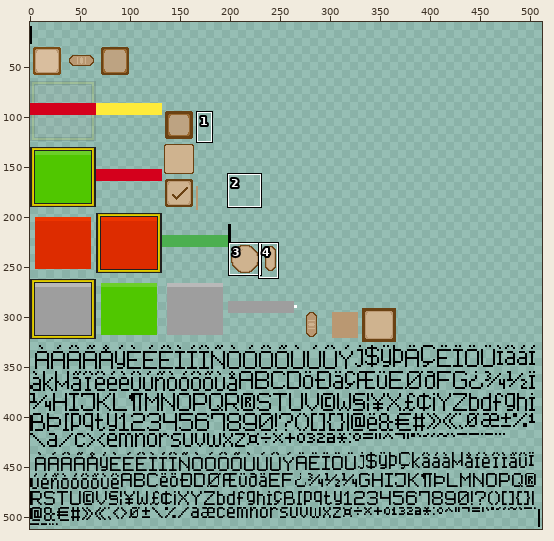
Two versions of one sprite sheet, assets/Game_UI_Skin/Game_UI_Skin.png. The picture above shows the old version from afar; the outline marks the close-up.
Close-up. Earlier state:
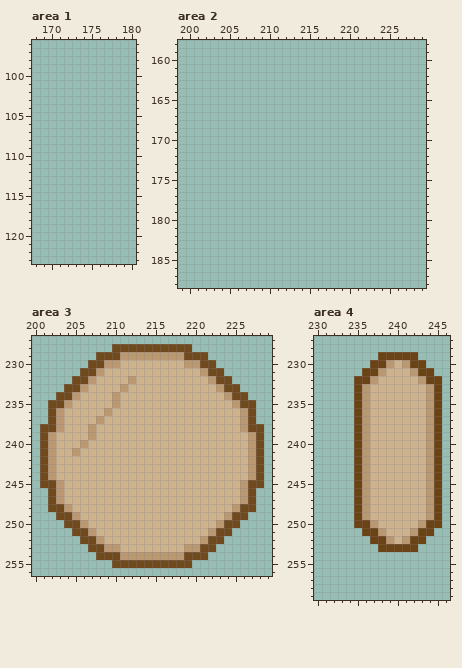
The file is 512x512 pixels. Pixels under 10% opacity are left out. Colours within 5 levels of each other are drawn and written as one. Shown: area 1: x 168..180, y 96..123; area 2: x 199..229, y 158..188; area 3: x 200..229, y 227..256; area 4: x 230..246, y 227..259. The wide view leaves out empty margins. The commit also changed other parts of the picture, which this record leaves out.
Once edited:
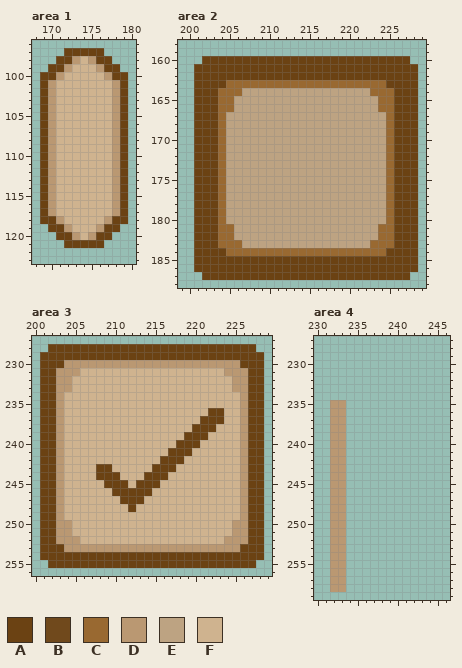
Palette (. is transparent): A #6b4213  B #70491c  C #996931  D #ba9872  E #bda382  F #cfb38f
Changes in this commit:
Changed rows in their new state; - is an unchanged pixel.
Area 1:
first column x 169:
 97 ---AAAAA---
 98 --AADFDAA--
 99 -AADFFFDAA-
100 AADFFFFFDAA
101 ADFFFFFFFDA
102 ADFFFFFFFDA
103 ADFFFFFFFDA
104 ADFFFFFFFDA
105 ADFFFFFFFDA
106 ADFFFFFFFDA
107 ADFFFFFFFDA
108 ADFFFFFFFDA
109 ADFFFFFFFDA
110 ADFFFFFFFDA
111 ADFFFFFFFDA
112 ADFFFFFFFDA
113 ADFFFFFFFDA
114 ADFFFFFFFDA
115 ADFFFFFFFDA
116 ADFFFFFFFDA
117 ADFFFFFFFDA
118 AADFFFFFDAA
119 -AADFFFDAA-
120 --AADFDAA--
121 ---AAAAA---
Area 2:
first column x 201:
160 -AAAAAAAAAAAAAAAAAAAAAAAAAA-
161 AAAAAAAAAAAAAAAAAAAAAAAAAAAA
162 AAAAAAAAAAAAAAAAAAAAAAAAAAAA
163 AAAACCCCCCCCCCCCCCCCCCCCAAAA
164 AAACCCEEEEEEEEEEEEEEEECCCAAA
165 AAACCEEEEEEEEEEEEEEEEEECCAAA
166 AAACCEEEEEEEEEEEEEEEEEECCAAA
167 AAACEEEEEEEEEEEEEEEEEEEECAAA
168 AAACEEEEEEEEEEEEEEEEEEEECAAA
169 AAACEEEEEEEEEEEEEEEEEEEECAAA
170 AAACEEEEEEEEEEEEEEEEEEEECAAA
171 AAACEEEEEEEEEEEEEEEEEEEECAAA
172 AAACEEEEEEEEEEEEEEEEEEEECAAA
173 AAACEEEEEEEEEEEEEEEEEEEECAAA
174 AAACEEEEEEEEEEEEEEEEEEEECAAA
175 AAACEEEEEEEEEEEEEEEEEEEECAAA
176 AAACEEEEEEEEEEEEEEEEEEEECAAA
177 AAACEEEEEEEEEEEEEEEEEEEECAAA
178 AAACEEEEEEEEEEEEEEEEEEEECAAA
179 AAACEEEEEEEEEEEEEEEEEEEECAAA
180 AAACEEEEEEEEEEEEEEEEEEEECAAA
181 AAACCEEEEEEEEEEEEEEEEEECCAAA
182 AAACCEEEEEEEEEEEEEEEEEECCAAA
183 AAACCCEEEEEEEEEEEEEEEECCCAAA
184 AAAACCCCCCCCCCCCCCCCCCCCAAAA
185 AAAAAAAAAAAAAAAAAAAAAAAAAAAA
186 AAAAAAAAAAAAAAAAAAAAAAAAAAAA
187 -AAAAAAAAAAAAAAAAAAAAAAAAAA-
Area 3:
first column x 201:
228 -AAAAAAAAAAAAAAAAAAAAAAAAAA-
229 AAAAAAAAAAAAAAAAAAAAAAAAAAAA
230 AAADDDDD--DDDDDDDD--DDDDDAAA
231 AADDDFFF------------FFFDDDAA
232 AADDFFF----F---------FFFDDAA
233 AADDFF----F-----------FFDDAA
234 AADFF----F-------------FFDAA
235 AADF-----F--------------FDAA
236 AA------F------------AA---AA
237 AA-----F------------AAA---AA
238 AA----F------------AAA----AA
239 AAD---F-----------AAA----DAA
240 AAD--F-----------AAA-----DAA
241 AAD-F-----------AAA------DAA
242 AAD------------AAA-------DAA
243 AAD----AA-----AAA--------DAA
244 AAD----AAA---AAA---------DAA
245 AA------AAA-AAA-----------AA
246 AA-------AAAAA------------AA
247 AA--------AAA-------------AA
248 AADF-------A------------FDAA
249 AADFF------------------FFDAA
250 AADDFF----------------FFDDAA
251 AADDFFF--------------FFFDDAA
252 AADDDFFF------------FFFDDDAA
253 AAADDDDD--DDDDDDDD--DDDDDAAA
254 AAAAAAAAAAAAAAAAAAAAAAAAAAAA
255 -AAAAAAAAAAAAAAAAAAAAAAAAAA-
Area 4:
first column x 232:
229 ------.....---
230 -----.......--
231 ----.........-
232 ---...........
233 ---...........
234 ---...........
235 DD-...........
236 DD-...........
237 DD-...........
238 DD-...........
239 DD-...........
240 DD-...........
241 DD-...........
242 DD-...........
243 DD-...........
244 DD-...........
245 DD-...........
246 DD-...........
247 DD-...........
248 DD-...........
249 DD-...........
250 DD-...........
251 DD--.........-
252 DD---.......--
253 DD----.....---
254 DD------------
255 DD------------
256 DD------------
257 DD------------
258 DD------------
Boxes around the changes in both close-ups, in picture pixels (x1, y1, x2, y2):
added: (40, 48, 128, 248)
added: (194, 56, 418, 280)
changed: (40, 344, 264, 568)
changed: (330, 352, 442, 592)
